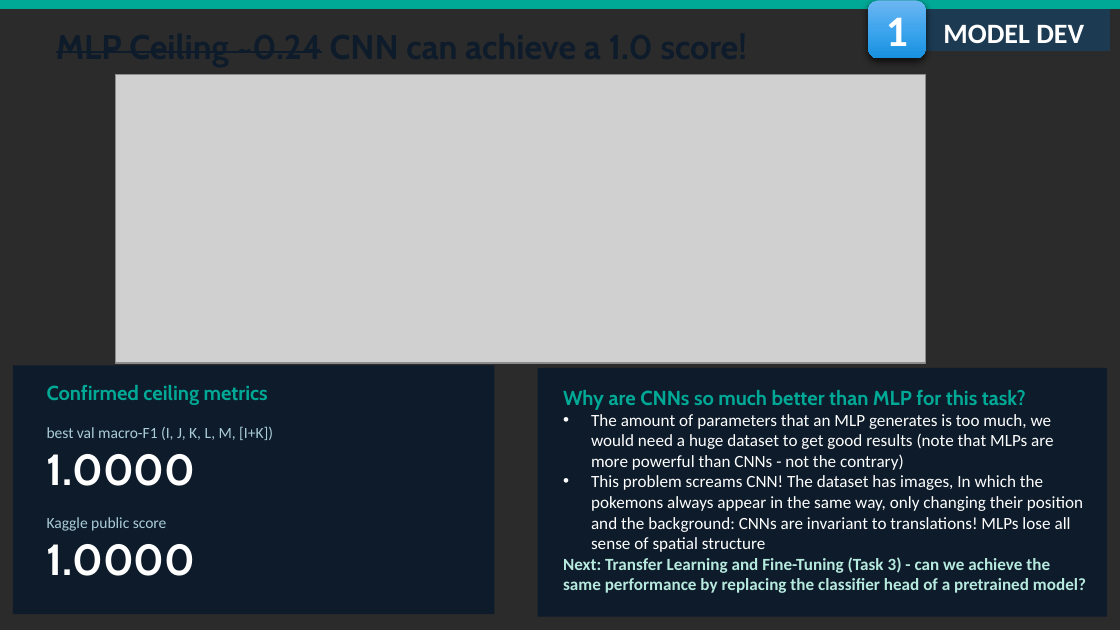
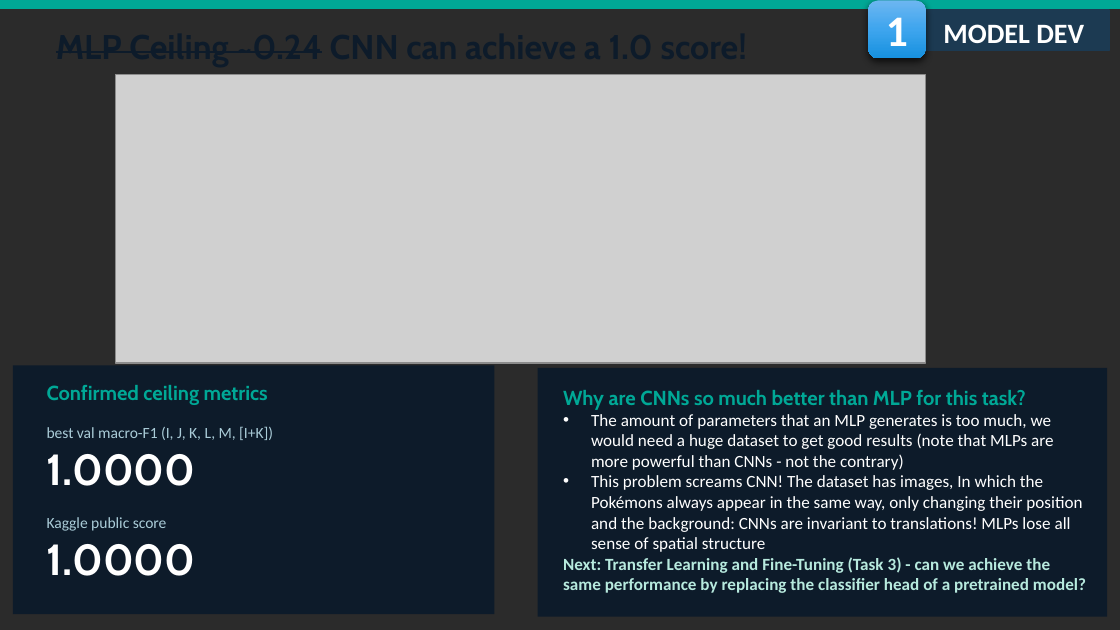
Before and after one commit to fmssilva/DL_Proj, a slide deck: slide 14 of assignment_1/task2/Task2_report.pptx. Drawn at 1120x630 pixels with LibreOffice and Linux fonts; fonts in the diff are those of the drawing; grey boxes stand for pictures; background and template pictures are left out; a plain dark background stands for a picture behind light text. Boxes give left, top, right and bottom in pixels: in the first picture for what was removed or moved away, otherwise in the second. Text is boxed around its words. In the diff, an @@ line names an element or a change of style, - is before the commit and + after.

Commit message:
Corrected some power point wording

```diff
--- a/assignment_1/task2/Task2_report.pptx
+++ b/assignment_1/task2/Task2_report.pptx
@@ text at (591,475,1082,552): text changed @@
-• This problem screams CNN! The dataset has images, In which the pokemons always appear in the same way, only changing their position and the background: CNNs are invariant to translations! MLPs lose all sense of spatial structure
+• This problem screams CNN! The dataset has images, In which the Pokémons always appear in the same way, only changing their position and the background: CNNs are invariant to translations! MLPs lose all sense of spatial structure
```
Also in this commit, not shown: 7 other slides changed.
